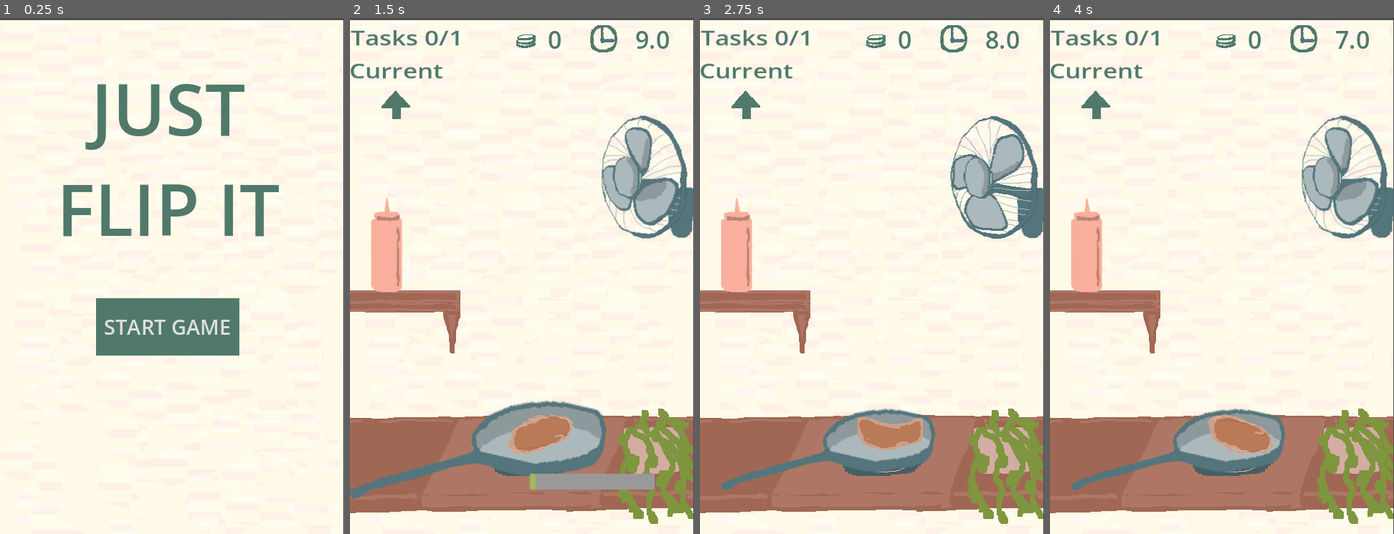
Above: before the commit, frames 1-4 (left to right).
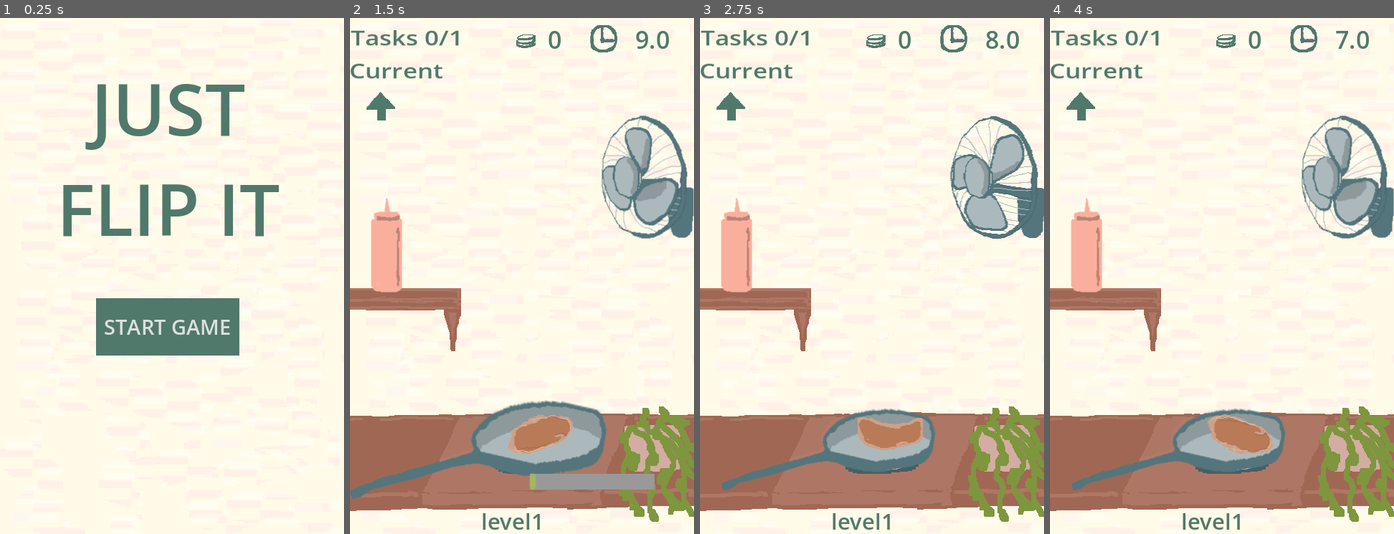
Above: after the commit, the same moments.

Repository: ildikoszabo/godot-justflipit
Game: Godot game, scene res://main.tscn
Same seed, same stepped clock (60 frames per second), same inputs: the game is played once before the commit and once after it.
Inputs (mouse positions are in pixels of both pictures, inside the frame that each line leads up to):
- Up to frame 1 (0.25 s): no input
- Up to frame 2 (1.5 s): click "START GAME" at 0.5 s; move the mouse to (480, 451) at 1.27 s; click (480, 451) at 1.42 s
- Up to frame 3 (2.75 s): move the mouse to (906, 167) at 2.02 s; click (906, 167) at 2.17 s
- Up to frame 4 (4 s): tap Enter at 2.75 s; move the mouse to (1087, 245) at 2.77 s; click (1087, 245) at 2.92 s; tap Space at 3.5 s; move the mouse to (1204, 379) at 3.52 s; click (1204, 379) at 3.67 s

The runs differ from the first frame. In frame 1, 0.6% of the frame differs, in the area x 0-100%, y 0-100%; in frame 2, 2.9%; in frame 3, 3.1%; in frame 4, 3.1%.

Commit message:
include task icons

Diff:
--- a/main.tscn
+++ b/main.tscn
@@ -18,7 +18,10 @@
 [ext_resource type="Texture2D" uid="uid://dql7bhu67e5kg" path="res://assets/art/pancake_moving_right.png" id="12_yaehf"]
 [ext_resource type="Texture2D" uid="uid://tthw23t2yuxf" path="res://assets/art/pancake_moving_right_1.png" id="13_074og"]
 [ext_resource type="Texture2D" uid="uid://cmyp35puoie4a" path="res://assets/art/pancake_moving_right_2.png" id="14_cegan"]
+[ext_resource type="Texture2D" uid="uid://d55wt7d5ekqr" path="res://assets/art/FallFast.png" id="18_getpj"]
 [ext_resource type="Script" uid="uid://c1stdcd5e1fs7" path="res://scripts/green_zone.gd" id="18_ryguw"]
+[ext_resource type="Texture2D" uid="uid://c8m3v61mcraum" path="res://assets/art/FlipLeft.png" id="19_ryguw"]
+[ext_resource type="Texture2D" uid="uid://cqhyedm5bugw8" path="res://assets/art/ThrowHigh.png" id="21_1u8w0"]
 [ext_resource type="Texture2D" uid="uid://bco58ulbiy00d" path="res://assets/art/Clock.png" id="21_getpj"]
 [ext_resource type="Script" uid="uid://bwqbyheey7au8" path="res://scripts/fan.gd" id="22_1u8w0"]
 [ext_resource type="Texture2D" uid="uid://b8ysueiy36450" path="res://assets/art/fan_step2.png" id="22_d13ii"]
@@ -236,6 +239,10 @@
 &"bottle_up": SubResource("Animation_a6jrf")
 }
 
+[sub_resource type="LabelSettings" id="LabelSettings_seu75"]
+font_size = 31
+font_color = Color(0.313726, 0.47451, 0.419608, 1)
+
 [node name="Main" type="Node2D"]
 script = ExtResource("1_1bvp3")
 returnZonePosition = Vector2(117, 615)
@@ -243,11 +250,11 @@
 [node name="Leveltimer" type="Timer" parent="."]
 
 [node name="BlankBackground" type="Sprite2D" parent="."]
-position = Vector2(239, 363)
+position = Vector2(240, 360)
 texture = ExtResource("2_82xsv")
 
 [node name="background" type="Sprite2D" parent="."]
-position = Vector2(239, 363)
+position = Vector2(240, 360)
 texture = ExtResource("2_4c57u")
 
 [node name="Pancake" type="RigidBody2D" parent="."]
@@ -392,11 +399,8 @@
 pivot_offset = Vector2(20, 20)
 script = ExtResource("23_d13ii")
 
-[node name="TaskIcon" type="TextureRect" parent="TaskDisplay/ColorRect/TaskIconPanel"]
-layout_mode = 0
-offset_right = 40.0
-offset_bottom = 40.0
-stretch_mode = 2
+[node name="TaskSprite2D" type="Sprite2D" parent="TaskDisplay/ColorRect/TaskIconPanel"]
+position = Vector2(-1, 22)
 
 [node name="GameLabel" type="Label" parent="."]
 offset_left = 79.0
@@ -549,6 +553,30 @@
 }
 speed_scale = 2.0
 script = ExtResource("28_xuqvo")
+
+[node name="Control" type="Control" parent="."]
+visible = false
+layout_mode = 3
+anchors_preset = 0
+offset_right = 40.0
+offset_bottom = 40.0
+
+[node name="FallFast" type="Sprite2D" parent="Control"]
+texture = ExtResource("18_getpj")
+
+[node name="FlipLeft" type="Sprite2D" parent="Control"]
+texture = ExtResource("19_ryguw")
+
+[node name="ThrowHigh" type="Sprite2D" parent="Control"]
+texture = ExtResource("21_1u8w0")
+
+[node name="LevelLabel" type="Label" parent="."]
+offset_left = 183.0
+offset_top = 680.0
+offset_right = 270.0
+offset_bottom = 724.0
+text = "level1"
+label_settings = SubResource("LabelSettings_seu75")
 
 [connection signal="timeout" from="Leveltimer" to="." method="_on_leveltimer_timeout"]
 [connection signal="body_entered" from="Pancake" to="Pancake" method="_on_body_entered"]
--- a/scripts/main.gd
+++ b/scripts/main.gd
@@ -10,7 +10,8 @@
 @onready var throw_high: Sprite2D = $Icons/ThrowHigh
 @onready var height_tracker: Node2D = $HeightTracker
 @onready var task_count_label: Label = $TaskDisplay/ColorRect/TaskCountLabel
-@onready var task_icon: TextureRect = $TaskDisplay/ColorRect/TaskIconPanel/TaskIcon
+@onready var task_sprite_2d: Sprite2D = $TaskDisplay/ColorRect/TaskIconPanel/TaskSprite2D
+
 @onready var task_icon_panel: Panel = $TaskDisplay/ColorRect/TaskIconPanel
 @onready var blank_background: Sprite2D = $BlankBackground
 @onready var background: Sprite2D = $background
@@ -27,6 +28,10 @@
 @onready var score_panel: Control = $ScorePanel
 @onready var finalscore: Label = $FailedLevelPanel/finalscore
 @onready var bottle: Area2D = $Bottle
+@onready var fall_fast_sprite: Sprite2D = $Control/FallFast
+@onready var flip_left_sprite: Sprite2D = $Control/FlipLeft
+@onready var throw_high_sprite: Sprite2D = $Control/ThrowHigh
+@onready var level_label: Label = $LevelLabel
 
 var score=0
 var currentLevel:String
@@ -70,6 +75,7 @@
 		fan.show()
 		score_panel.show()
 		bottle.show()
+		level_label.show()
 		gamestarted = true
 	else:
 		blank_background.show()
@@ -81,12 +87,14 @@
 		fan.hide()
 		score_panel.hide()
 		bottle.hide()
+		level_label.hide()
 		gamestarted = false
 
 
 func _process(delta: float) -> void:
 	if gamestarted:
 		score_label.text = str(score)
+		level_label.text = currentLevel
 		if not leveltimer.is_stopped():
 			setLevelTIme(roundf(leveltimer.time_left))
 
@@ -171,9 +179,21 @@
 		var image = Image.new()
 		var image_path = currentTasks[nextId].taskIcon #"res://path/to/your/image.png"  Replace with your image path
 		var err = image.load(image_path)
-		var texture = ImageTexture.create_from_image(image)
+		#var texture = ImageTexture.create_from_image(image)
+		var img = getIconImage(currentTasks[nextId].taskIcon)
 		setTaskIconTransparent()
-		task_icon.texture = texture
+		task_sprite_2d.texture = img.texture
+
+func getIconImage(name):
+	if name.contains("FallFast"):
+		return fall_fast_sprite
+
+	if name.contains("ThrowHigh"):
+		return throw_high_sprite
+
+	if name.contains("FlipLeft"):
+		return flip_left_sprite
+
 
 func setTaskIconCompleted():
 	task_icon_panel.setBackground(Color.GREEN)
Not shown: 1 places in main.tscn that only renumber resources
